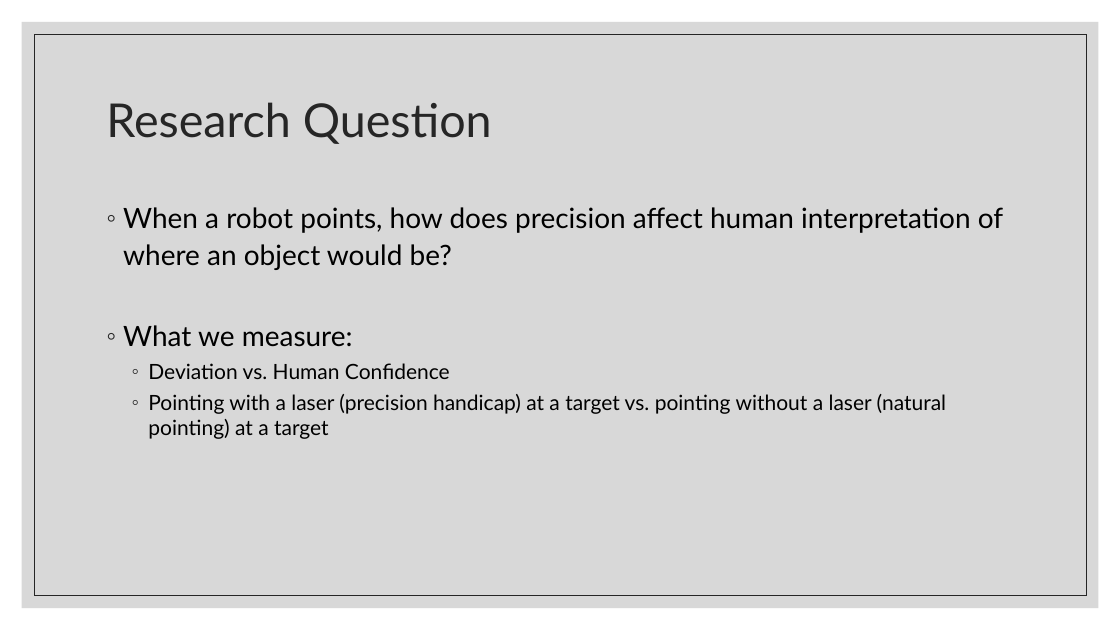
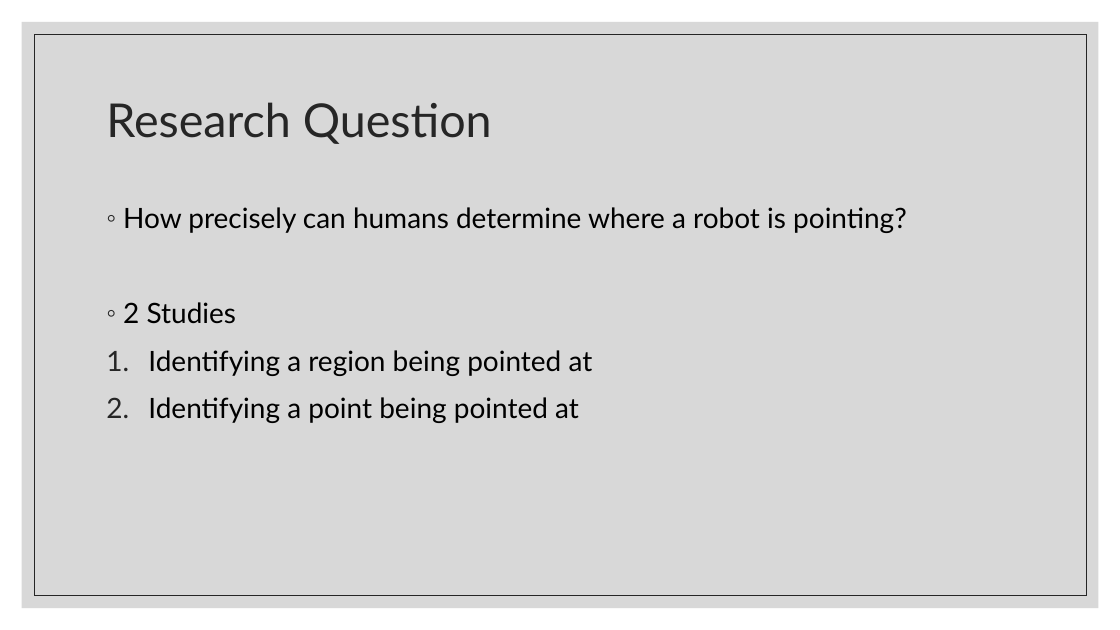
Before and after one commit to liquatics/outofhand, a slide deck: slide 5 of Docs/Final Presentation.pptx. Drawn at 1120x630 pixels with LibreOffice and Linux fonts; fonts in the diff are those of the drawing. Boxes give left, top, right and bottom in pixels: in the first picture for what was removed or moved away, otherwise in the second. Text is boxed around its words. In the diff, an @@ line names an element or a change of style, - is before the commit and + after.

```diff
--- a/Docs/Final Presentation.pptx
+++ b/Docs/Final Presentation.pptx
@@ text at (x1=123, y1=207, x2=907, y2=423): text changed; size 18 to 24 pt @@
-◦ When a robot points, how does precision affect human interpretation of where an object would be?
-◦ What we measure:
-  ◦ Deviation vs. Human Confidence
-  ◦ Pointing with a laser (precision handicap) at a target vs. pointing without a laser (natural pointing) at a target
+◦ How precisely can humans determine where a robot is pointing?
+◦ 2 Studies
+1. Identifying a region being pointed at
+2. Identifying a point being pointed at
```
Also in this commit, not shown: 2 slides added, 1 slide removed, 3 other files.
